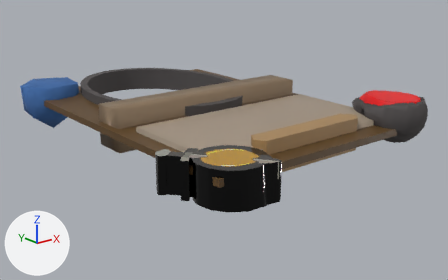
The Blender file assets/models/card.blend as it was, and as the next commit left it.
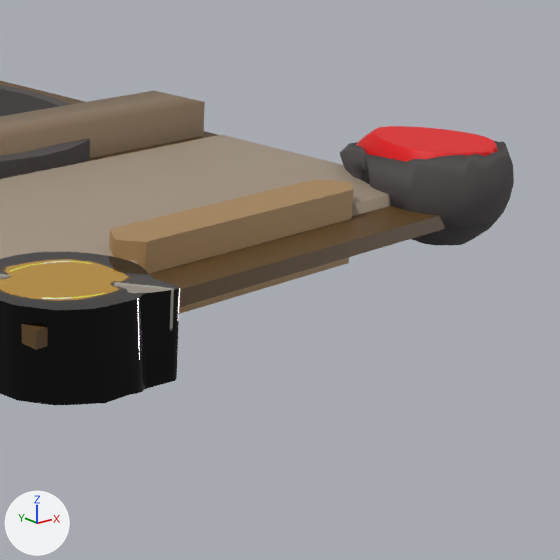
Each version is shown whole from a 50 mm camera at (-4.85, -6.48, 2.11) aimed at (0.17, -0.2, -0.4), then close up on the part from 45% to 100% of the width and 13% to 100% of the height. The lights are fixed; the arrows at lower left show +X, +Y and +Z. The last two pictures show the newer version.

In view in the first close-up: 'Attack', 'Card', 'Frame', 'Health', 'HealthFrame', 'Name', 'Text', 'TribeOrSpellSchool'.
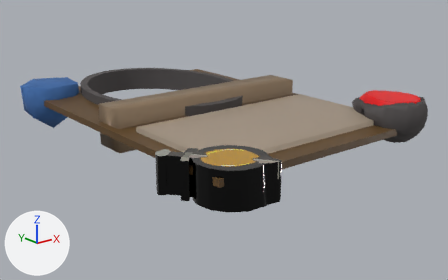
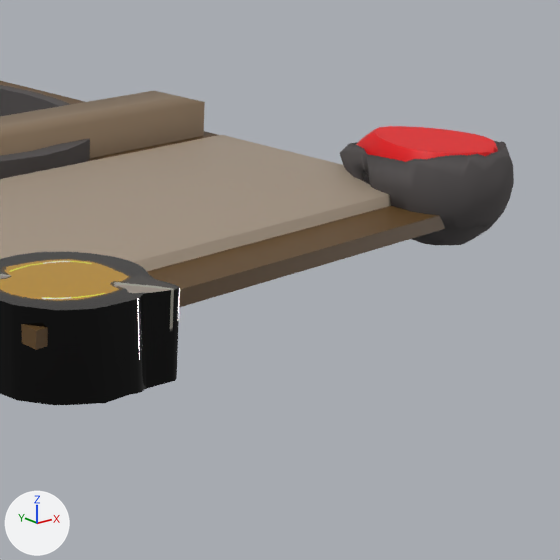
Changed parts and their boxes (x1, y1, x2, y2) in the close-ups (560 x 560 px):
'TribeOrSpellSchool', deleted (brown)
    before: (109, 179, 354, 314)

What the commit changed:
Object 'TribeOrSpellSchool' (ob_tribeorspellschool) is deleted.
